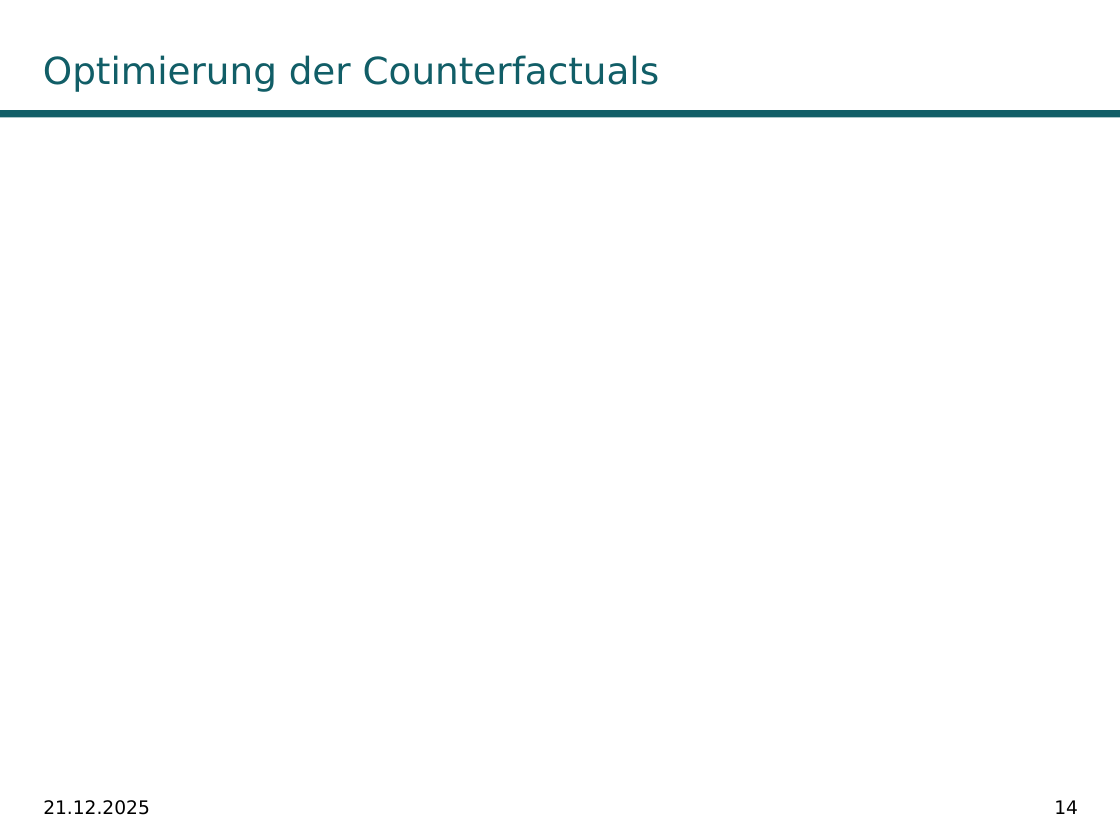
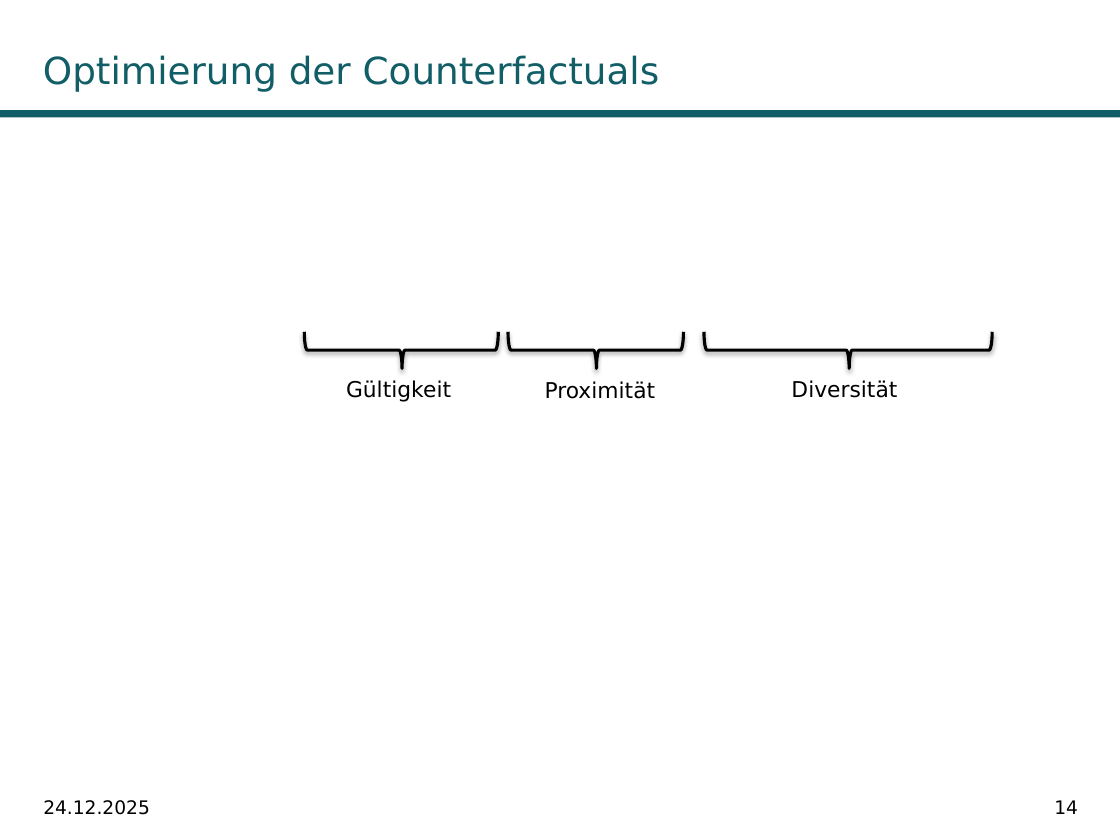
Before and after one commit to fabiw98/Seminar_DICE, a slide deck: slide 14 of Präsentation/DiCE_PowerPoint.potx. Drawn at 1120x840 pixels with LibreOffice and Linux fonts; fonts in the diff are those of the drawing; grey boxes stand for pictures; background and template pictures are left out. Boxes give left, top, right and bottom in pixels: in the first picture for what was removed or moved away, otherwise in the second. Text is boxed around its words. In the diff, an @@ line names an element or a change of style, - is before the commit and + after.

```diff
--- a/Präsentation/DiCE_PowerPoint.potx
+++ b/Präsentation/DiCE_PowerPoint.potx
@@ right brace added at [305, 332, 498, 368], outline #000000 2 pt @@
@@ right brace added at [508, 332, 684, 368], outline #000000 2 pt @@
@@ right brace added at [704, 332, 992, 368], outline #000000 2 pt @@
@@ text added at [346, 380, 451, 402], 14 pt, text #000000 @@
+Gültigkeit
@@ text added at [545, 381, 656, 399], 14 pt, text #000000 @@
+Proximität
@@ text added at [791, 380, 897, 398], 14 pt, text #000000 @@
+Diversität
@@ text at [43, 800, 150, 815]: text changed @@
-21.12.2025
+24.12.2025
```
Also in this commit, not shown: 19 other slides changed, 12 slides added, 1 slide removed, 16 other files.
